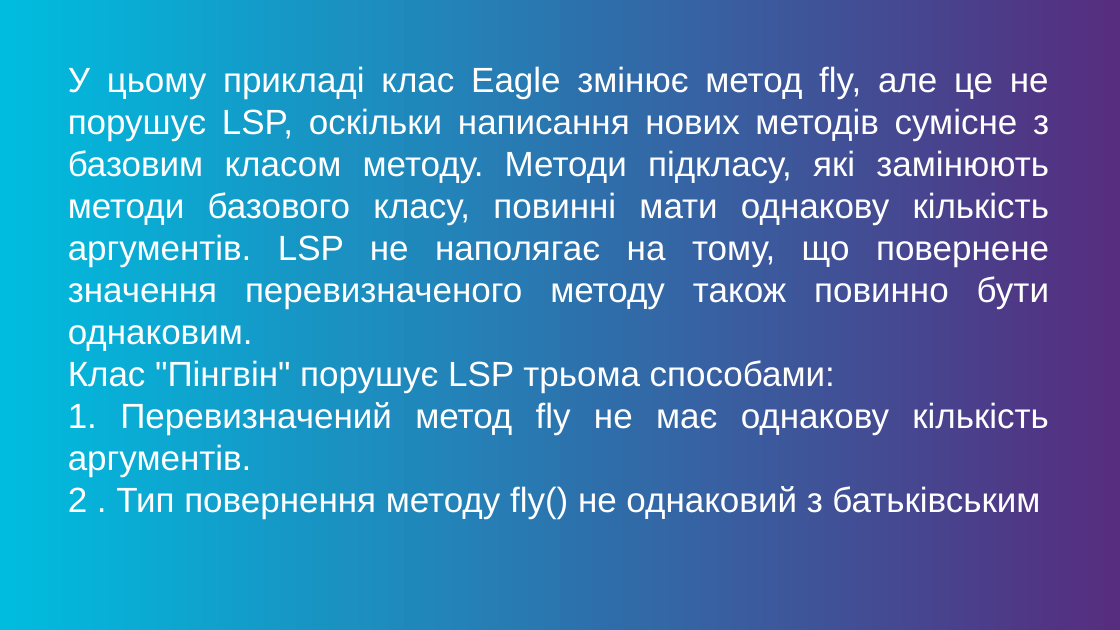
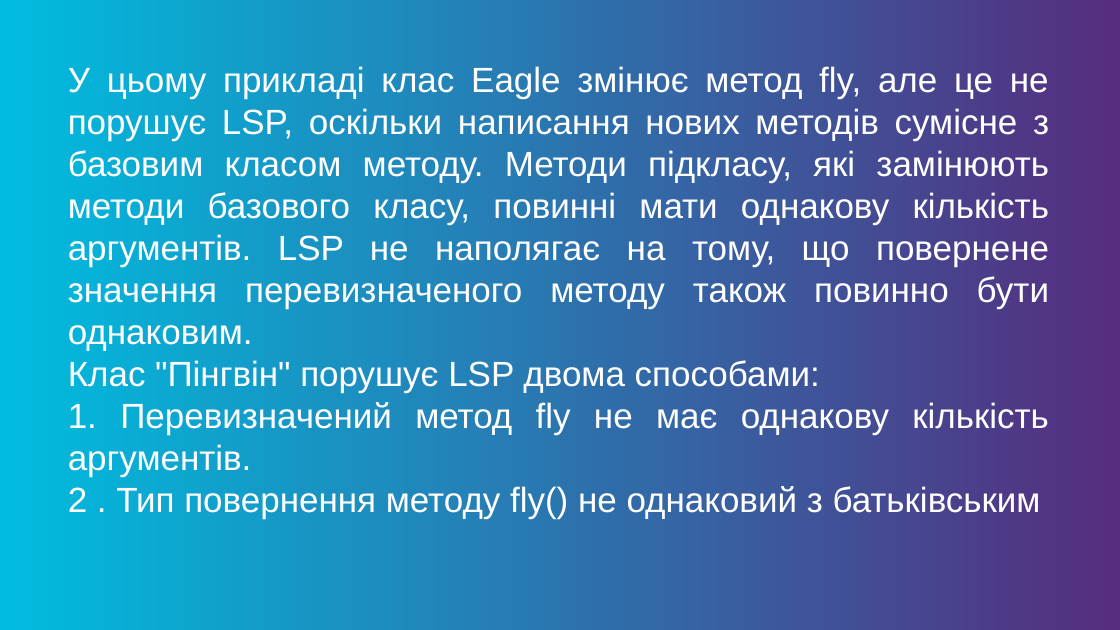
Before and after one commit to idzhersh/HomeWork, a slide deck: slide 26 of clean coding 2020.pptx (slide 30 before the commit). Drawn at 1120x630 pixels with LibreOffice and Linux fonts; fonts in the diff are those of the drawing; background and template pictures are left out. Boxes give left, top, right and bottom in pixels: in the first picture for what was removed or moved away, otherwise in the second. Text is boxed around its words. In the diff, an @@ line names an element or a change of style, - is before the commit and + after.

```diff
--- a/clean coding 2020.pptx
+++ b/clean coding 2020.pptx
@@ text at (x1=68, y1=360, x2=820, y2=392): text changed @@
-Клас "Пінгвін" порушує LSP трьома способами:
+Клас "Пінгвін" порушує LSP двома способами:
```
Also in this commit, not shown: 7 other slides changed, 1 slide added, 6 slides removed, 1 other file.
